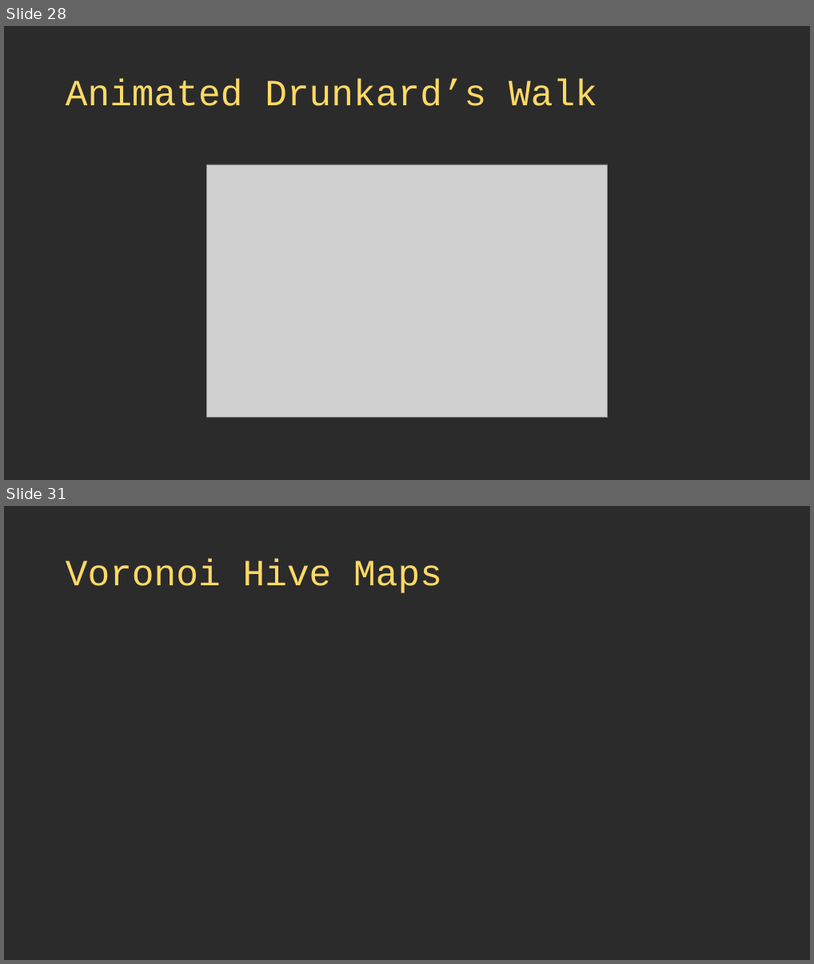
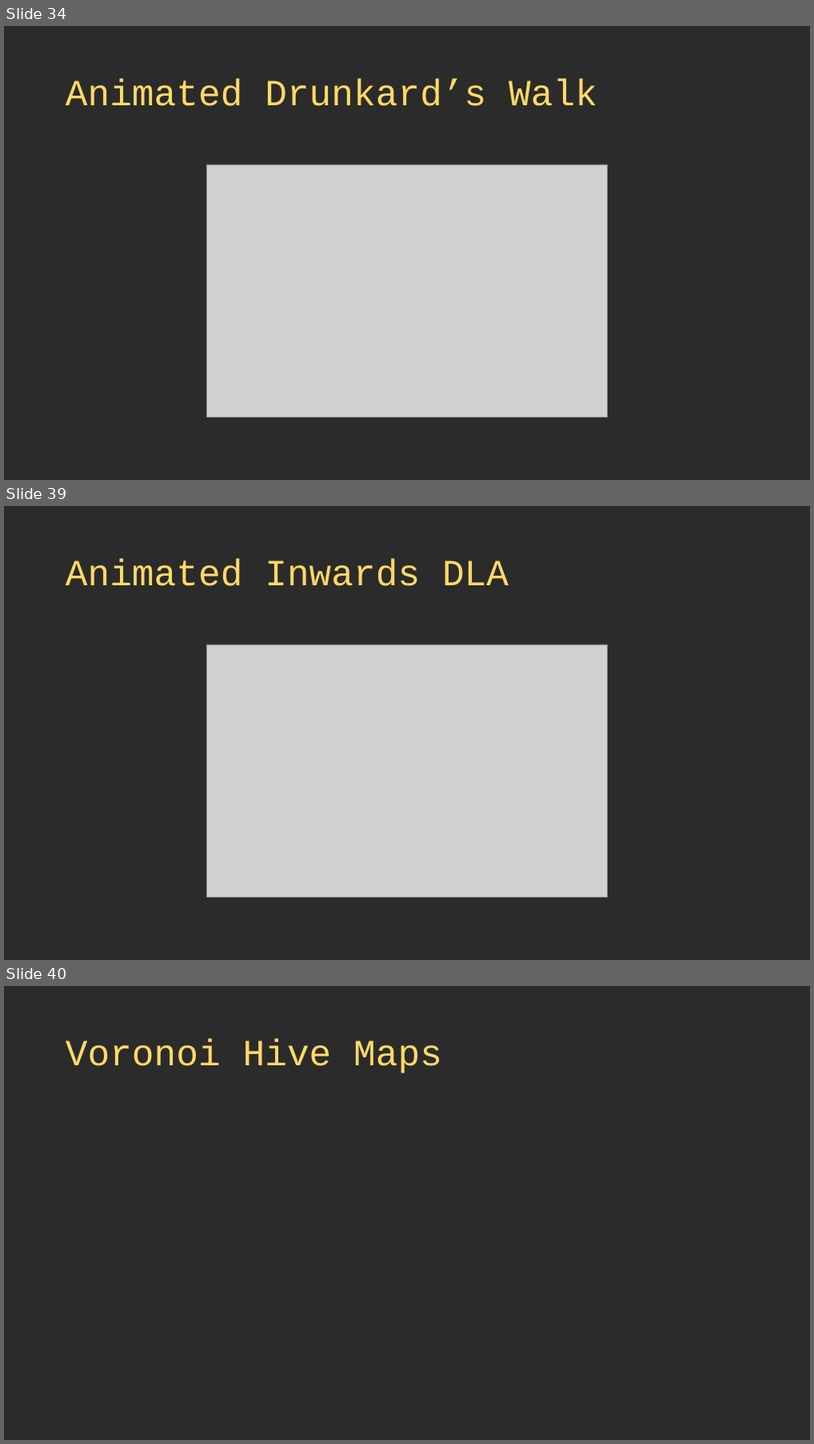
Before and after one commit to thebracket/roguelike-celebration-2020, a slide deck: Procedural Map Generation Techniques.pptx. Shown one above the other, each under a label of ours: slides 28 and 31 before the commit, slides 34, 39 and 40 after it; the slides between them are not shown. The pictures are 814x964 and 814x1444 pixels, drawn with LibreOffice and Linux fonts; fonts in the diff are those of the drawing; grey boxes stand for pictures; background and template pictures are left out; a plain dark background stands for a picture behind light text. Boxes give left, top, right and bottom in pixels: in the first picture for what was removed or moved away, otherwise in the second. Text is boxed around its words. In the diff, an @@ line names an element or a change of style, - is before the commit and + after.

```diff
--- a/Procedural Map Generation Techniques.pptx
+++ b/Procedural Map Generation Techniques.pptx
@@ slide 39 added at (4, 506, 810, 960), background picture (left out) @@
@@ title added at (66, 560, 509, 586), 44 pt, text #FFD966 @@
+Animated Inwards DLA
@@ picture added at (206, 644, 607, 897) @@
@@ what was slide 28 is now slide 34 @@
@@ what was slide 31 is now slide 40 @@
```
Also in this commit, not shown: 1 slide changed, 16 other slides added, 2 slides removed, 4 other files.
